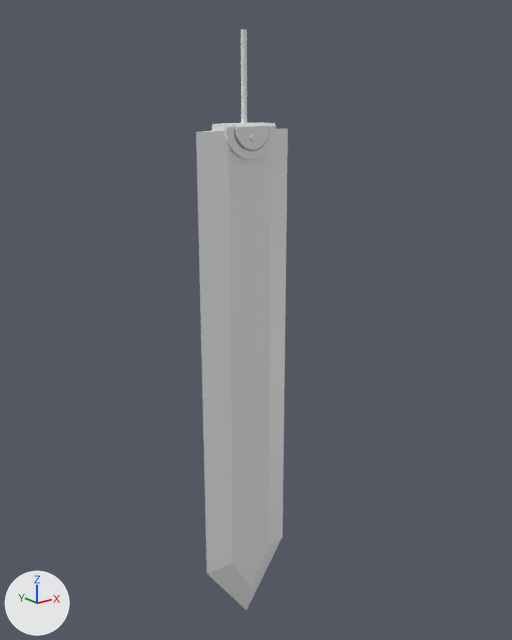
An edit to the Blender file Espada Matadragones.blend, drawn before and after from the same camera.
Both versions are drawn from a 50 mm lens placed at (-7.78, -10.05, 5.52), pointed at (0.33, 0.09, 1.46). Every picture has the same lights, and +X, +Y and +Z are marked at lower left.

Objects in the first picture: 'MEDIA LUNA', 'Plane', 'SEMICIRCULO '.
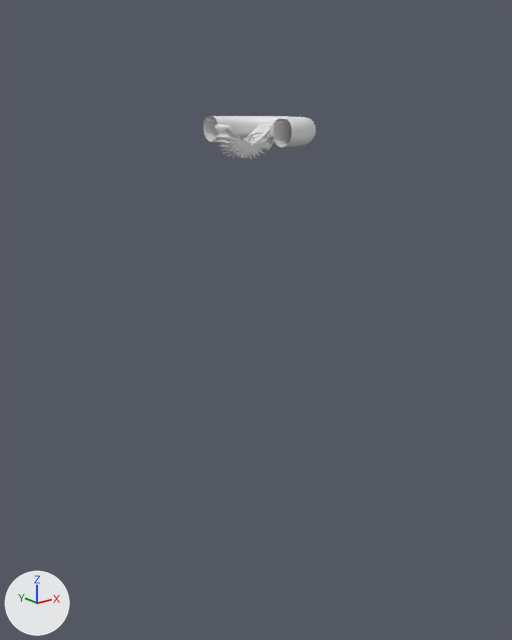
What changed in the scene script:
```text
Change me_cylinder_003:
    used by ob_semicirculo; location = (0.0, 0.0, 4.99); rotation_euler = (1.571, 0.0, 0.0), in degrees (90, 0, 0); scale = (0.187, 0.167, 0.251)
    remove me_cylinder_003.from_pydata(...)  # 233 vertices, 197 faces; spans x -1.87..1.87, y -1.87..9.67, z -1.0..1.08
    add me_cylinder_003.from_pydata(...)  # 184 vertices, 163 faces; spans x -1.87..1.87, y -1.87..10.7, z -1.0..1.11
    me_cylinder_003 part 1: 190 vertices removed from x -1.87..0.33, y -1.06..9.67, z -0.2..1.08; 141 vertices added at x -1.87..1.3, y -1.66..10.7, z -0.37..1.11
Add me_torus:
    me_torus.from_pydata(...)  # 300 vertices, 288 faces; spans x 0.0..1.25, y -1.25..1.25, z -0.25..0.22
Remove ob_plane:
    ob_plane = bpy.data.objects.new('Plane', me_plane)
    ob_plane.location = (0.0, 0.0, 4.99)
    _m = ob_plane.modifiers.new('Mirror', 'MIRROR')
    _m.use_axis = (True, True, False)
    _m.use_clip = True
Change ob_semicirculo:
    add ob_semicirculo.hide_render = True
Add ob_torus:
    ob_torus = bpy.data.objects.new('Torus', me_torus)
    ob_torus.location = (0.0, 0.0, 4.99)
    _m = ob_torus.modifiers.new('Subdivision', 'SUBSURF')
    _m.levels = 3
```

Boxes [x1, y1, x2, y2] around the edits, measured in the pictures (512 x 640 px):
'Plane', deleted
    before: [196, 129, 288, 611]
'Torus', added
    after: [203, 116, 316, 147]
'SEMICIRCULO ', hidden
    before: [221, 29, 269, 150]
